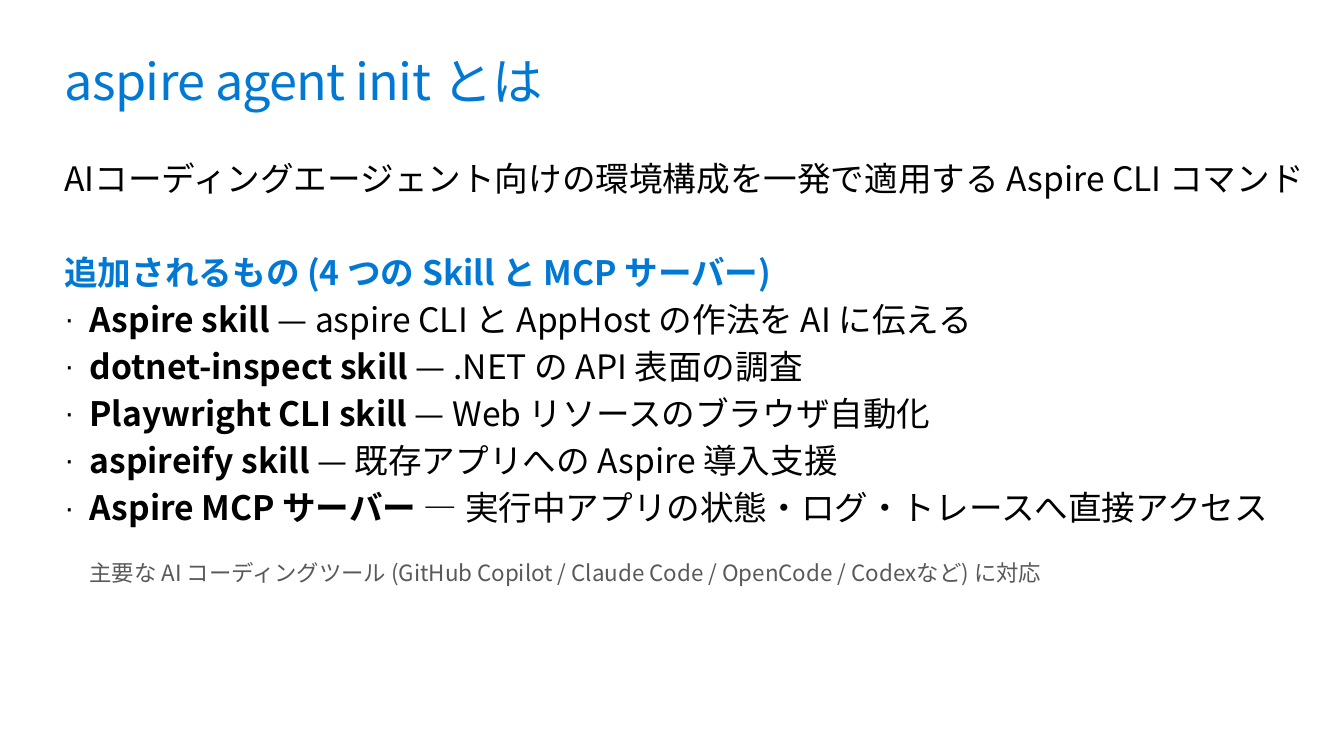
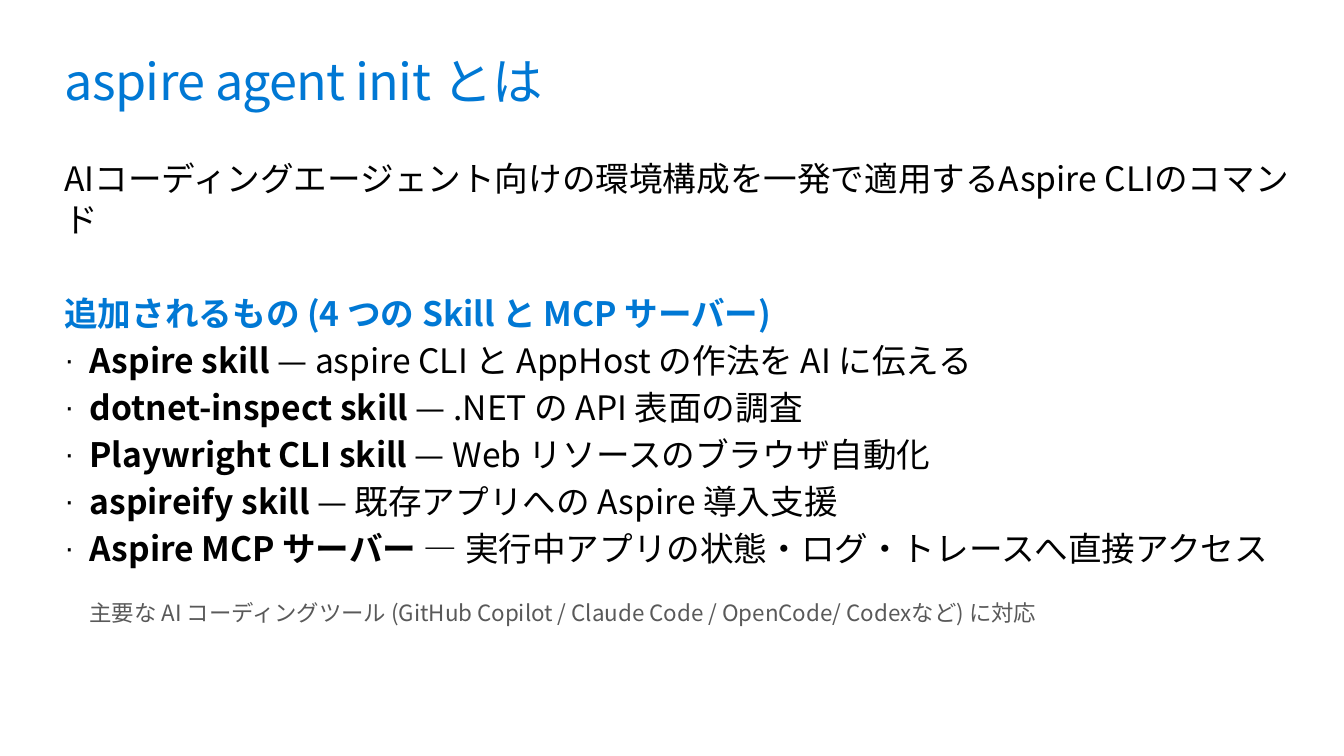
Before and after one commit to runceel/super-dotnet-new-01, a slide deck: slide 4 of slides.pptx. Drawn at 1344x756 pixels with LibreOffice and Linux fonts; fonts in the diff are those of the drawing; background and template pictures are left out. Boxes give left, top, right and bottom in pixels: in the first picture for what was removed or moved away, otherwise in the second. Text is boxed around its words. In the diff, an @@ line names an element or a change of style, - is before the commit and + after.

```diff
--- a/slides.pptx
+++ b/slides.pptx
@@ text at (64,162,1097,199): text changed @@
-AIコーディングエージェント向けの環境構成を一発で適用する Aspire CLI コマンド
+AIコーディングエージェント向けの環境構成を一発で適用するAspire CLIのコマンド
@@ text at (90,602,1036,626): spaces changed @@
-主要な AI コーディングツール (GitHub Copilot / Claude Code / OpenCode / Codexなど) に対応
+主要な AI コーディングツール (GitHub Copilot / Claude Code / OpenCode/ Codexなど) に対応
```
Also in this commit, not shown: 2 other slides changed, 3 slides added, 4 slides removed.
